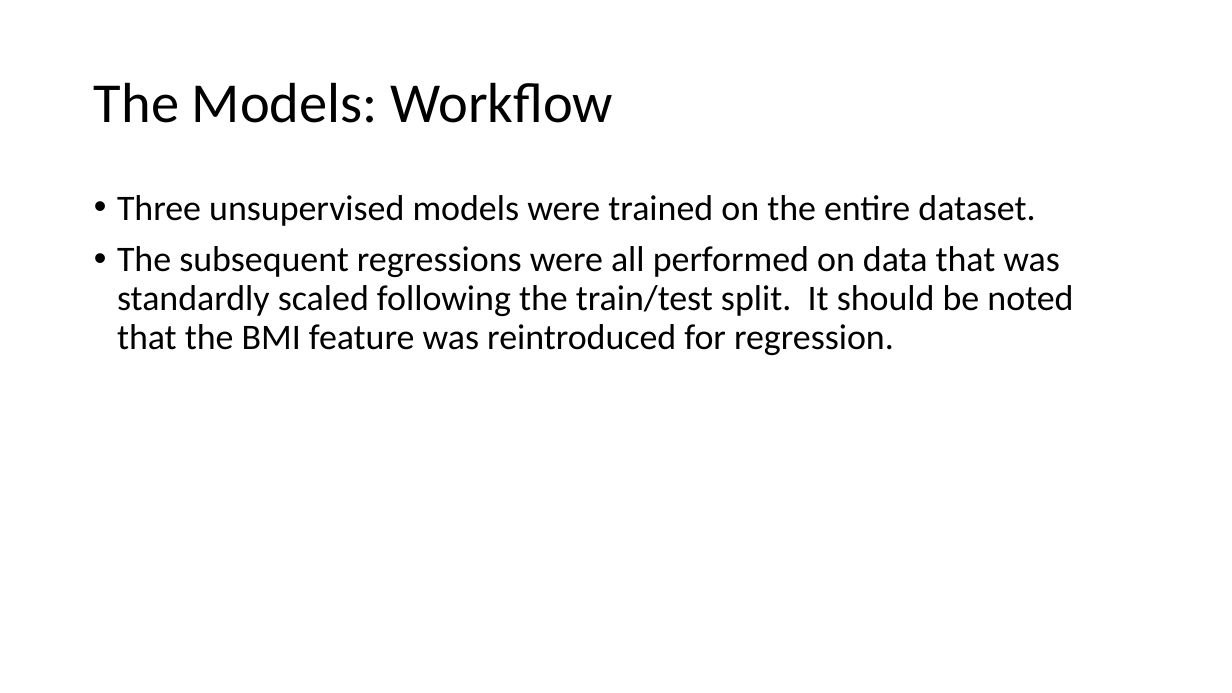
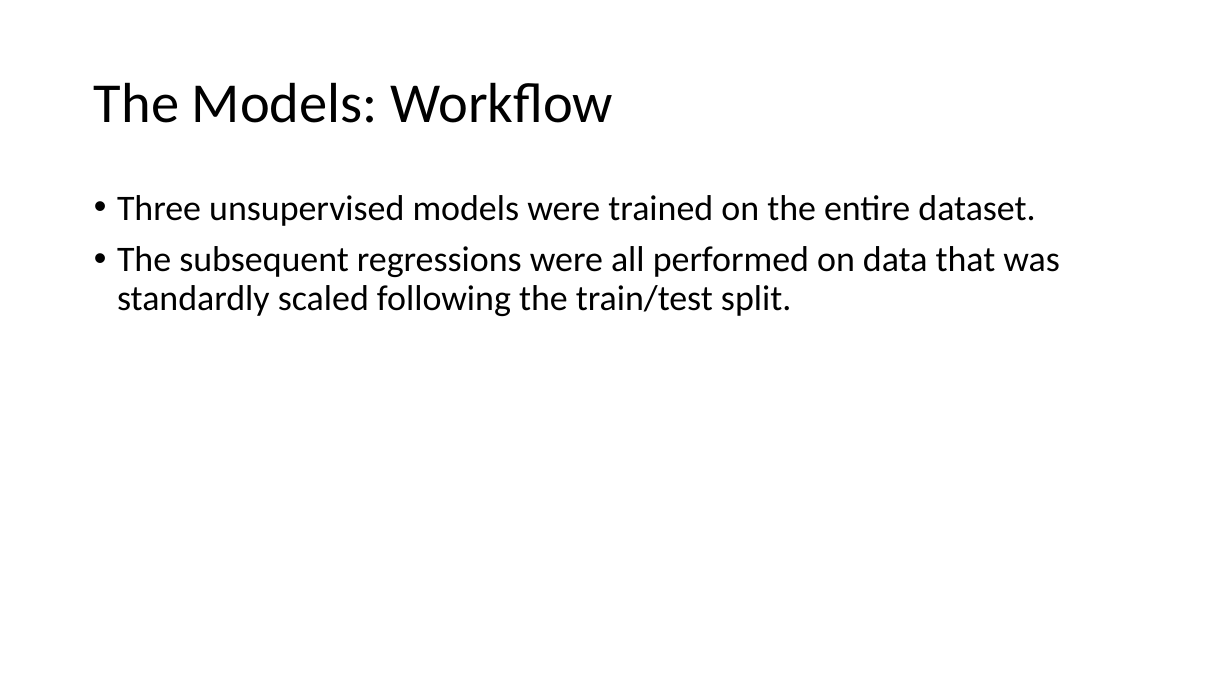
Before and after one commit to M-Matrona/IBM-Machine-Learning-Course, a slide deck: slide 8 of Course_4_Unsupervised_Learning/Classification_Project_Body_Fat_Prediction.pptx. Drawn at 1232x693 pixels with LibreOffice and Linux fonts; fonts in the diff are those of the drawing. Boxes give left, top, right and bottom in pixels: in the first picture for what was removed or moved away, otherwise in the second. Text is boxed around its words. In the diff, an @@ line names an element or a change of style, - is before the commit and + after.

```diff
--- a/Course_4_Unsupervised_Learning/Classification_Project_Body_Fat_Prediction.pptx
+++ b/Course_4_Unsupervised_Learning/Classification_Project_Body_Fat_Prediction.pptx
@@ text at (117, 246, 1059, 316): text changed @@
-• The subsequent regressions were all performed on data that was standardly scaled following the train/test split. It should be noted that the BMI feature was reintroduced for regression.
+• The subsequent regressions were all performed on data that was standardly scaled following the train/test split.
```
Also in this commit, not shown: 9 other slides changed, 15 other files.
